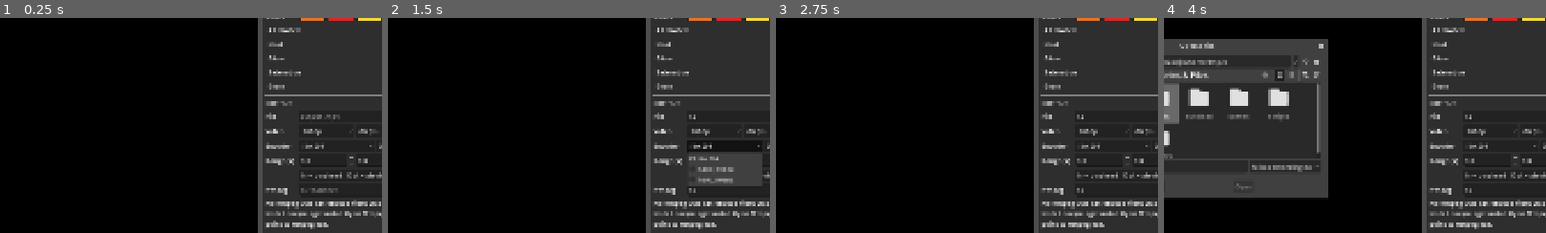
Above: before the commit, frames 1-4 (left to right).
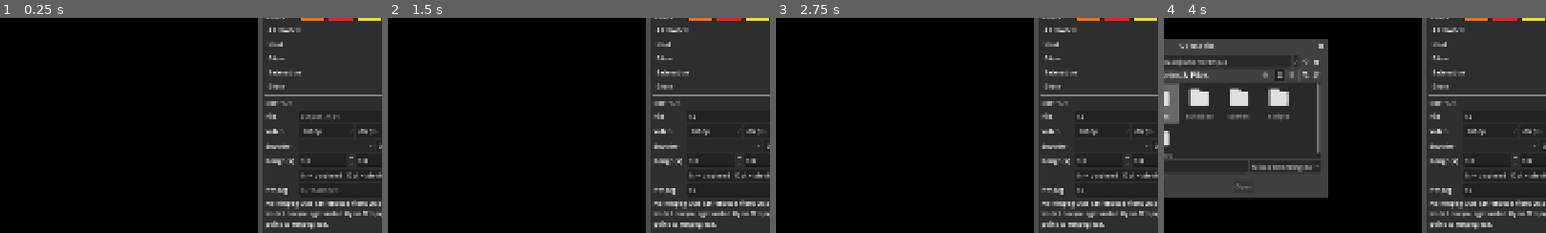
Above: after the commit, the same moments.

Repository: adufou/mix-visualizer
Game: Godot game, scene res://scenes/boot.tscn
Two runs of this game, one before a commit and one after it. Both use one fixed random seed, a clock stepped at 60 frames per second and the inputs below. The engine's default icon, where the game draws it, is replaced by a stand-in: a white triangle on a blue panel in a dark square.
Inputs (mouse positions are % of the whole screen's width and height, from its top left):
- Up to frame 1 (0.25 s): no input
- Up to frame 2 (1.5 s): click (91, 48) at 0.52 s; type "12" at 0.6 s; click (91, 65) at 0.75 s; type "12" at 0.83 s; click (90, 55) at 1.25 s, where only the run before the commit has a clickable "libx264"
- Up to frame 3 (2.75 s): click "Play" at 2 s
- Up to frame 4 (4 s): click "Play" at 2.75 s; click "..." at 3.5 s
The pictures show only the part of the screen within x 46-96%, y 25-75%; the shares and areas given below are measured in that part.

The runs differ from the first frame. In frame 1, less than 0.1% of the frame differs, in the area x 80-85%, y 59-61%; in frame 2, 2.3%, in the area x 78-98%, y 59-79%; in frame 3, less than 0.1%; in frame 4, less than 0.1%.

Commit message:
feat: allow GPU encode with ffmpeg

Diff:
--- a/scripts/editor.gd
+++ b/scripts/editor.gd
@@ -53,7 +53,9 @@
 var _loading_recording: MixRecording
 var _loading_audio: AudioStreamWAV
 
+## Encoders that passed a test encode with the current ffmpeg.
 var _ffmpeg_encoders: PackedStringArray = []
+var _encoder_thread: Thread
 
 var _render_pid := -1
 var _render_status_path := ""
@@ -82,6 +84,8 @@
 func _exit_tree() -> void:
 	if _load_thread != null:
 		_load_thread.wait_to_finish()
+	if _encoder_thread != null:
+		_encoder_thread.wait_to_finish()
 
 
 # --- Session -----------------------------------------------------------------
@@ -178,6 +182,7 @@
 
 func _process(delta: float) -> void:
 	_poll_loading()
+	_poll_encoder_probe()
 	_poll_render(delta)
 	if not MixData.has_recording():
 		return
@@ -335,13 +340,10 @@
 		output["fps"] = FPS_CHOICES[index]
 		_save())
 
-	for encoder in RenderJob.ENCODERS:
-		encoder_option.add_item(encoder)
-	encoder_option.select(max(0, RenderJob.ENCODERS.find(str(output["encoder"]))))
+	# Filled once the background probe knows which encoders work here.
 	encoder_option.item_selected.connect(func(index):
-		output["encoder"] = RenderJob.ENCODERS[index]
-		_save()
-		_update_ffmpeg_status())
+		output["encoder"] = encoder_option.get_item_metadata(index)
+		_save())
 
 	quality_spin.value = float(output["quality"])
 	quality_spin.value_changed.connect(func(value):
@@ -386,29 +388,57 @@
 	_probe_ffmpeg()
 
 
-## Lists the video encoders the chosen ffmpeg actually has. If it can't
-## encode H.264 (empty field, file gone after an update, audio-only build),
-## looks for one that can and keeps it in the settings.
+## Finds a usable ffmpeg and test-encodes with each known encoder, in a
+## worker thread (~2 s). If the saved ffmpeg can't encode H.264 (empty field,
+## file gone after an update, audio-only build), it looks for one that can and
+## keeps it in the settings.
 func _probe_ffmpeg() -> void:
-	_ffmpeg_encoders = FfmpegLocator.video_encoders(_job["output"]["ffmpeg"])
-	if not _ffmpeg_encoders.has("libx264"):
+	if _encoder_thread != null:
+		return
+	_ffmpeg_encoders = []
+	encoder_option.disabled = true
+	ffmpeg_status.text = "Detecting encoders..."
+	_encoder_thread = Thread.new()
+	_encoder_thread.start(_probe_in_thread.bind(str(_job["output"]["ffmpeg"])))
+
+
+func _probe_in_thread(path: String) -> Dictionary:
+	if not FfmpegLocator.video_encoders(path).has("libx264"):
 		var found := FfmpegLocator.find()
 		if not found.is_empty():
-			_job["output"]["ffmpeg"] = found
-			ffmpeg_path_edit.text = found
-			_save()
-			_ffmpeg_encoders = FfmpegLocator.video_encoders(found)
-	_update_ffmpeg_status()
-
-
-func _update_ffmpeg_status() -> void:
-	var encoder: String = _job["output"]["encoder"]
+			path = found
+	return {"path": path, "encoders": FfmpegLocator.working_encoders(path)}
+
+
+func _poll_encoder_probe() -> void:
+	if _encoder_thread == null or _encoder_thread.is_alive():
+		return
+	var result: Dictionary = _encoder_thread.wait_to_finish()
+	_encoder_thread = null
+	var output: Dictionary = _job["output"]
+	if result["path"] != output["ffmpeg"]:
+		output["ffmpeg"] = result["path"]
+		ffmpeg_path_edit.text = result["path"]
+		_save()
+	_ffmpeg_encoders = result["encoders"]
+
+	encoder_option.clear()
+	for encoder in RenderJob.ENCODERS.keys():
+		if _ffmpeg_encoders.has(encoder):
+			encoder_option.add_item(RenderJob.ENCODERS[encoder])
+			encoder_option.set_item_metadata(encoder_option.item_count - 1, encoder)
+	encoder_option.disabled = _ffmpeg_encoders.is_empty()
+	if not _ffmpeg_encoders.is_empty() and not _ffmpeg_encoders.has(str(output["encoder"])):
+		output["encoder"] = RenderJob.DEFAULT_ENCODER if _ffmpeg_encoders.has(RenderJob.DEFAULT_ENCODER) else _ffmpeg_encoders[0]
+		_save()
+	for i in encoder_option.item_count:
+		if encoder_option.get_item_metadata(i) == output["encoder"]:
+			encoder_option.select(i)
+
 	if _ffmpeg_encoders.is_empty():
 		ffmpeg_status.text = "No ffmpeg that can encode video was found. Install one (winget install Gyan.FFmpeg) or point to ffmpeg.exe."
-	elif not _ffmpeg_encoders.has(encoder):
-		ffmpeg_status.text = "This ffmpeg has no %s. Available: %s" % [encoder, ", ".join(_ffmpeg_encoders)]
 	else:
-		ffmpeg_status.text = "ffmpeg OK (%s)" % ", ".join(_ffmpeg_encoders)
+		ffmpeg_status.text = "ffmpeg OK · %d encoders work on this PC" % _ffmpeg_encoders.size()
 
 
 func _validate_job() -> String:
@@ -419,6 +449,8 @@
 		return "Choose an output file."
 	if not DirAccess.dir_exists_absolute(str(output["path"]).get_base_dir()):
 		return "Output folder doesn't exist."
+	if _encoder_thread != null:
+		return "Still detecting encoders, try again in a second."
 	if not _ffmpeg_encoders.has(str(output["encoder"])):
 		return ffmpeg_status.text
 	var end := float(output["range_end"]) if float(output["range_end"]) > 0.0 else _duration
--- a/scripts/ffmpeg_locator.gd
+++ b/scripts/ffmpeg_locator.gd
@@ -18,6 +18,23 @@
 		if (" %s " % encoder) in str(output[0]):
 			found.append(encoder)
 	return found
+
+
+## The subset of video_encoders(path) that really works on this machine:
+## ffmpeg lists GPU encoders it was built with even when the GPU, driver or
+## generation (e.g. AV1 needs an RTX 40) isn't there. Each one encodes a few
+## blank frames with the exact args a render would use. ~2 s total: call it
+## from a worker thread.
+static func working_encoders(path: String) -> PackedStringArray:
+	var working: PackedStringArray = []
+	for encoder in video_encoders(path):
+		var args: PackedStringArray = ["-hide_banner", "-loglevel", "error",
+				"-f", "lavfi", "-i", "color=black:s=640x360:r=60", "-frames:v", "3"]
+		args.append_array(RenderJob.encoder_args(encoder, 20))
+		args.append_array(["-f", "null", "-"])
+		if OS.execute(path, args, [], true) == 0:
+			working.append(encoder)
+	return working
 
 
 ## First candidate with libx264, or "" if none.
--- a/scripts/render_job.gd
+++ b/scripts/render_job.gd
@@ -9,7 +9,24 @@
 
 ## Output heights offered in the editor; width follows 16:9.
 const HEIGHTS := [1080, 1440, 2160]
-const ENCODERS := ["libx264", "h264_nvenc", "hevc_nvenc"]
+## Preselected when available: fast on the GPU, smaller files than H.264.
+const DEFAULT_ENCODER := "hevc_nvenc"
+
+## ffmpeg encoder -> dropdown label. Order = dropdown order. Only the ones
+## that actually work on this machine are offered (see FfmpegLocator).
+const ENCODERS := {
+	"libx264": "H.264 · CPU (x264)",
+	"h264_nvenc": "H.264 · NVIDIA GPU",
+	"hevc_nvenc": "HEVC · NVIDIA GPU",
+	"av1_nvenc": "AV1 · NVIDIA GPU",
+	"h264_qsv": "H.264 · Intel GPU",
+	"hevc_qsv": "HEVC · Intel GPU",
+	"av1_qsv": "AV1 · Intel GPU",
+	"h264_amf": "H.264 · AMD GPU",
+	"hevc_amf": "HEVC · AMD GPU",
+	"av1_amf": "AV1 · AMD GPU",
+	"libx265": "HEVC · CPU (x265, slow)",
+}
 
 
 static func defaults() -> Dictionary:
@@ -32,7 +49,7 @@
 			"path": "",
 			"height": 1080,
 			"fps": 60,
-			"encoder": "libx264",
+			"encoder": DEFAULT_ENCODER,
 			"quality": 16,
 			"range_start": 0.0,
 			## 0 = until the end of the audio.
@@ -94,6 +111,29 @@
 	overlay.background.set_all_enabled(style.get("shaders_enabled", true))
 
 
+## ffmpeg output-side video args for `encoder` at `quality` (0-51, lower =
+## better; CRF for CPU encoders, the closest constant-quality mode for GPUs).
+static func encoder_args(encoder: String, quality: int) -> PackedStringArray:
+	var q := str(quality)
+	var args: PackedStringArray = ["-c:v", encoder]
+	match encoder:
+		"libx264":
+			args.append_array(["-preset", "slow", "-crf", q])
+		"libx265":
+			args.append_array(["-preset", "medium", "-crf", q])
+		"h264_nvenc", "hevc_nvenc", "av1_nvenc":
+			args.append_array(["-preset", "p7", "-tune", "hq", "-rc", "vbr", "-cq", q, "-b:v", "0"])
+		"h264_qsv", "hevc_qsv", "av1_qsv":
+			args.append_array(["-preset", "veryslow", "-global_quality", q])
+		"h264_amf", "hevc_amf", "av1_amf":
+			args.append_array(["-quality", "quality", "-rc", "cqp", "-qp_i", q, "-qp_p", q])
+	# Quick Sync wants NV12 input; NV12 and yuv420p are the same 4:2:0 picture.
+	args.append_array(["-pix_fmt", "nv12" if encoder.ends_with("_qsv") else "yuv420p"])
+	if encoder.begins_with("hevc") or encoder == "libx265":
+		args.append_array(["-tag:v", "hvc1"]) # so Apple players/QuickTime accept HEVC in .mp4
+	return args
+
+
 static func output_size(job: Dictionary) -> Vector2i:
 	var height := int(job["output"]["height"])
 	return Vector2i(height * 16 / 9, height)
--- a/scripts/renderer.gd
+++ b/scripts/renderer.gd
@@ -99,13 +99,8 @@
 	if not audio_path.is_empty():
 		args.append_array(["-ss", "%.6f" % _range_start, "-t", "%.6f" % duration, "-i", audio_path,
 				"-map", "0:v", "-map", "1:a", "-c:a", "aac", "-b:a", "320k", "-shortest"])
-	var quality := str(int(output["quality"]))
-	match str(output["encoder"]):
-		"h264_nvenc", "hevc_nvenc":
-			args.append_array(["-c:v", output["encoder"], "-preset", "p7", "-rc", "vbr", "-cq", quality, "-b:v", "0"])
-		_:
-			args.append_array(["-c:v", "libx264", "-preset", "slow", "-crf", quality])
-	args.append_array(["-pix_fmt", "yuv420p", "-movflags", "+faststart", output["path"]])
+	args.append_array(RenderJob.encoder_args(str(output["encoder"]), int(output["quality"])))
+	args.append_array(["-movflags", "+faststart", output["path"]])
 	return args
 
 
